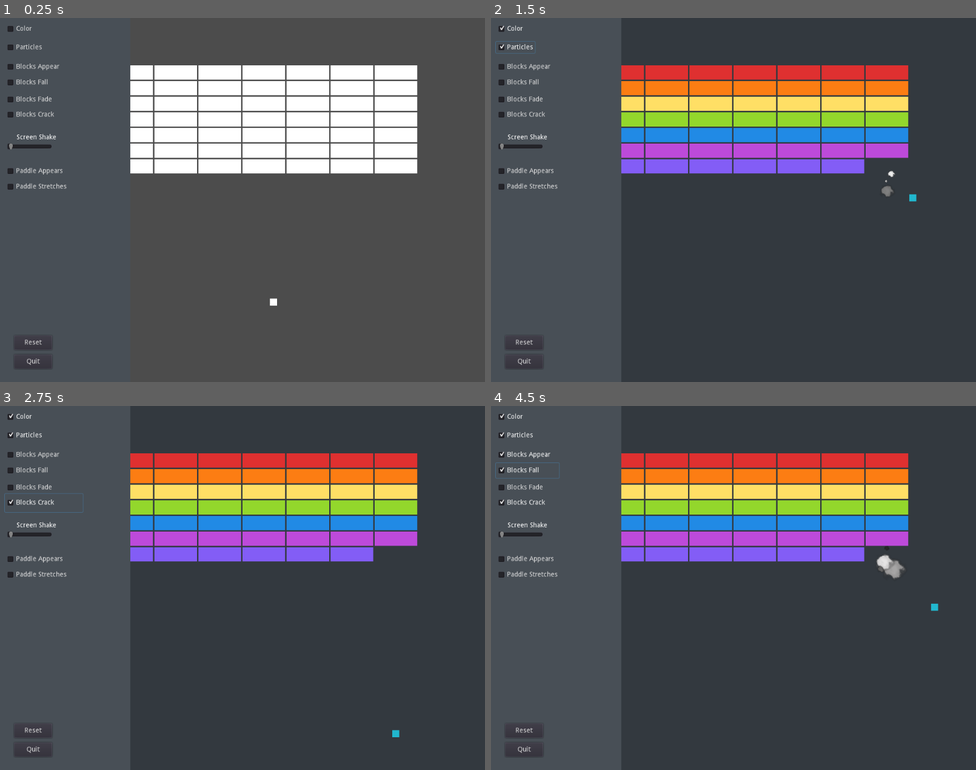
Above: before the commit, frames 1-4 (two rows, left to right).
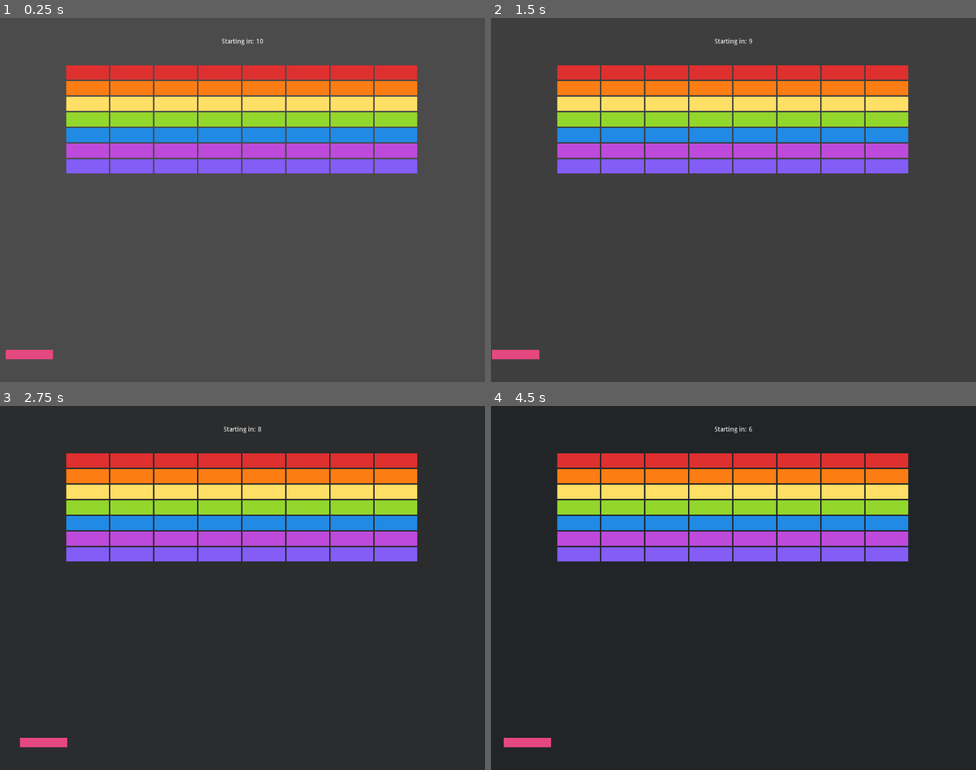
Above: after the commit, the same moments.

Repository: wli4/Exercise-03b-Tweening-and-Screen-Shake
Game: Godot game, scene res://Game.tscn
Two runs of this game, one before a commit and one after it. Both use one fixed random seed, a clock stepped at 60 frames per second and the inputs below.
Inputs (mouse positions are in pixels of both pictures, inside the frame that each line leads up to):
- Up to frame 1 (0.25 s): no input
- Up to frame 2 (1.5 s): click (524, 28) at 0.5 s, where only the run before the commit has a clickable "Color"; click (515, 47) at 1.25 s, where only the run before the commit has a clickable "Particles"
- Up to frame 3 (2.75 s): click (43, 504) at 2 s, where only the run before the commit has a clickable "Blocks Crack"
- Up to frame 4 (4.5 s): click (524, 729) at 2.75 s, where only the run before the commit has a clickable "Reset"; click (529, 453) at 3.5 s, where only the run before the commit has a clickable "Blocks Appear"; click (529, 471) at 4.25 s, where only the run before the commit has a clickable "Blocks Fall"

The runs differ from the first frame. In frame 1, 21% of the frame differs, in the area x 1-87%, y 2-96%; in frame 2, 5.4%; in frame 3, 27%; in frame 4, 27%, in the area x 0-93%, y 0-100%.

Commit message:
Initial commit

Diff:
--- a/Background/Background.gd
+++ b/Background/Background.gd
@@ -1,6 +1,14 @@
 extends ColorRect
 
 onready var HUD = get_node("/root/Game/HUD")
+var c = 0
+var colors = [
+	Color8(33,37,41)		#gray 9
+	,Color8(52,58,64)		#gray 8
+	,Color8(73,80,87)		#gray 7
+	,Color8(52,58,64)		#gray 8
+]
+
 
 func _ready():
 	HUD.connect("changed",self,"_on_HUD_changed")
@@ -9,9 +17,17 @@
 
 func update_color():
 	if HUD.color_background:
-		color = Color8(52,58,64)
+		$Tween.interpolate_property(self, "color", color, colors[c], $Timer.wait_time-0.01, Tween.TRANS_SINE, Tween.EASE_IN_OUT)
+		$Tween.start()
 	else:
 		color = Color(0,0,0,0)
 
 func _on_HUD_changed():
 	update_color()
+
+
+func _on_Timer_timeout():
+	if HUD.color_background:
+		c += 1
+		c %= colors.size()
+		update_color()
--- a/Ball/Ball.gd
+++ b/Ball/Ball.gd
@@ -3,6 +3,11 @@
 export var max_speed = 400.0
 export var min_speed = 100.0
 onready var HUD = get_node("/root/Game/HUD")
+onready var camera = get_node("/root/Game/Camera")
+
+var wall_trauma = 0.005
+var paddle_trauma = 0.008
+var brick_trauma = 0.01
 
 func _ready():
 	HUD.connect("changed",self,"_on_HUD_changed")
@@ -19,6 +24,11 @@
 
 
 
+func screen_shake(amount):
+	if HUD.screen_shake > 0:
+		pass
+
+
 
 func _on_HUD_changed():
 	update_color()
@@ -26,6 +36,14 @@
 func _physics_process(_delta):
 	var bodies = get_colliding_bodies()
 	for body in bodies:
+
+		if body.name == "Walls":
+			screen_shake(wall_trauma)
+		if body.name == "Paddle":
+			screen_shake(paddle_trauma)
+		if body.is_in_group("Brick"):
+			screen_shake(brick_trauma)
+
 		if body.has_method("emit_particle"):
 			body.emit_particle(global_position)
 		if body.is_in_group("Brick"):
--- a/Ball/Ball_Container.gd
+++ b/Ball/Ball_Container.gd
@@ -1,6 +1,10 @@
 extends Node2D
 
 onready var Ball = load("res://Ball/Ball.tscn")
+onready var Cdown = get_node("/root/Game/Starting/Countdown")
+onready var timer = get_node("/root/Game/Starting/Timer")
+var countdown = 10
+var c = 0
 
 func _ready():
 	start_ball()
@@ -8,8 +12,25 @@
 func start_ball():
 	for c in get_children():
 		c.queue_free()
+	c = countdown
+	Cdown.show()
+	Cdown.text = "Starting in: " + str(c)
+	timer.start()
+
+func create_ball():
 	var ball = Ball.instance()
 	ball.position = Vector2(512, 650)
 	ball.name = "Ball"
 	ball.apply_central_impulse(Vector2(250,-250))
 	add_child(ball)
+
+
+func _on_Timer_timeout():
+	c -= 1
+	if c > 0:
+		Cdown.text = "Starting in: " + str(c)
+	else:
+		Cdown.text = ""
+		Cdown.hide()
+		create_ball()
+		timer.stop()
--- a/Brick/Brick.gd
+++ b/Brick/Brick.gd
@@ -1,8 +1,14 @@
 extends KinematicBody2D
 
 onready var HUD = get_node("/root/Game/HUD")
+onready var target_y = position.y
+
 var row = 0
 var col = 0
+
+export var appear_speed = 2
+export var fall_speed = 1
+
 var dying = false
 
 var colors = [
@@ -27,8 +33,19 @@
 	update_color()
 
 func _process(_delta):
-	if dying and not $Particles2D.emitting:
+	if dying and not $Particles2D.emitting and not $Tween.is_active() and not $Color_Tween.is_active():
 		queue_free()
+
+
+func start_brick():
+	if HUD.blocks_appear:
+		pass
+	else:
+		position = Vector2(position.x,target_y)
+
+
+
+
 
 func update_color():
 	if HUD.color_blocks:
@@ -50,6 +67,18 @@
 
 func die():
 	dying = true
-	$Color.color.a = 0
+	var target = Vector2(position.x, 768)
+	var target_color = $Color.color
+	target_color.a = 0
+	var timing = randf()*fall_speed + 1
+
+	if HUD.blocks_fall:
+		pass
+	if HUD.blocks_fade:
+		pass
+	if not HUD.blocks_fall and not HUD.blocks_fade:
+		$Color.color = target_color
+
+
 	collision_layer = 0
 	collision_mask = 0
--- a/Brick/Brick.tscn
+++ b/Brick/Brick.tscn
@@ -58,3 +58,7 @@
 [node name="CollisionShape2D" type="CollisionShape2D" parent="."]
 position = Vector2( 45, 15 )
 shape = SubResource( 6 )
+
+[node name="Tween" type="Tween" parent="."]
+
+[node name="Color_Tween" type="Tween" parent="."]
--- a/Brick/Bricks.gd
+++ b/Brick/Bricks.gd
@@ -26,3 +26,4 @@
 			brick.row = h
 			brick.col = w
 			add_child(brick)
+			brick.start_brick()
--- /dev/null
+++ b/Camera/Camera.gd
@@ -0,0 +1,5 @@
+extends Camera2D
+
+
+func _ready():
+	pass
--- a/Game.tscn
+++ b/Game.tscn
@@ -8,6 +8,7 @@
 [ext_resource path="res://Background/Background.gd" type="Script" id=6]
 [ext_resource path="res://Assets/confetti.png" type="Texture" id=7]
 [ext_resource path="res://Assets/bubble.png" type="Texture" id=8]
+[ext_resource path="res://Camera/Camera.gd" type="Script" id=9]
 
 [sub_resource type="Gradient" id=1]
 colors = PoolColorArray( 1, 1, 1, 1, 1, 1, 1, 0 )
@@ -103,6 +104,12 @@
 "_edit_use_anchors_": false
 }
 
+[node name="Timer" type="Timer" parent="Background"]
+wait_time = 5.0
+autostart = true
+
+[node name="Tween" type="Tween" parent="Background"]
+
 [node name="Walls" type="StaticBody2D" parent="."]
 script = ExtResource( 5 )
 
@@ -122,19 +129,22 @@
 [node name="Paddle_Container" type="Node2D" parent="."]
 
 [node name="Paddle" type="KinematicBody2D" parent="Paddle_Container"]
-position = Vector2( 507, 700 )
+position = Vector2( 512, 700 )
 script = ExtResource( 1 )
 
 [node name="Color" type="ColorRect" parent="Paddle_Container/Paddle"]
-margin_right = 100.0
+margin_left = -50.0
+margin_right = 50.0
 margin_bottom = 20.0
 __meta__ = {
 "_edit_use_anchors_": false
 }
 
 [node name="CollisionShape2D" type="CollisionShape2D" parent="Paddle_Container/Paddle"]
-position = Vector2( 50, 10 )
+position = Vector2( 0, 10 )
 shape = SubResource( 8 )
+
+[node name="Tween" type="Tween" parent="Paddle_Container/Paddle"]
 
 [node name="Particles2D" type="Particles2D" parent="Paddle_Container"]
 position = Vector2( 507, 700 )
@@ -149,9 +159,25 @@
 script = ExtResource( 2 )
 
 [node name="Camera" type="Camera2D" parent="."]
-position = Vector2( 512, 383 )
+position = Vector2( 512, 384 )
+script = ExtResource( 9 )
+
+[node name="Starting" type="Node2D" parent="."]
+
+[node name="Timer" type="Timer" parent="Starting"]
+
+[node name="Countdown" type="Label" parent="Starting"]
+margin_right = 1024.0
+margin_bottom = 100.0
+text = "Starting in: "
+align = 1
+valign = 1
+__meta__ = {
+"_edit_use_anchors_": false
+}
 
 [node name="HUD" type="Control" parent="."]
+visible = false
 margin_right = 40.0
 margin_bottom = 40.0
 script = ExtResource( 4 )
@@ -242,19 +268,13 @@
 "_edit_use_anchors_": false
 }
 
-[node name="Blocks_Crack" type="CheckBox" parent="HUD/Menu/Blocks"]
-margin_top = 100.0
-margin_right = 165.0
-margin_bottom = 139.0
-text = "Blocks Crack"
-
 [node name="Ball" type="Control" parent="HUD/Menu"]
-margin_top = 245.0
-__meta__ = {
-"_edit_use_anchors_": false
-}
-
-[node name="HSlider" type="HSlider" parent="HUD/Menu/Ball"]
+margin_top = 220.0
+__meta__ = {
+"_edit_use_anchors_": false
+}
+
+[node name="Screen_Shake" type="HSlider" parent="HUD/Menu/Ball"]
 margin_left = 15.0
 margin_top = 18.0
 margin_right = 110.0
@@ -263,7 +283,7 @@
 "_edit_use_anchors_": false
 }
 
-[node name="Label" type="Label" parent="HUD/Menu/Ball"]
+[node name="Screen_Shake_Label" type="Label" parent="HUD/Menu/Ball"]
 margin_left = 35.0
 margin_right = 124.0
 margin_bottom = 14.0
@@ -274,9 +294,9 @@
 
 [node name="Paddle" type="Control" parent="HUD/Menu"]
 margin_left = 10.0
-margin_top = 305.0
+margin_top = 285.0
 margin_right = 10.0
-margin_bottom = 365.0
+margin_bottom = 285.0
 __meta__ = {
 "_edit_use_anchors_": false
 }
@@ -316,7 +336,18 @@
 margin_right = 110.0
 margin_bottom = 740.0
 text = "Quit"
+
+[node name="Camera" type="Camera2D" parent="HUD"]
+position = Vector2( 512, 384 )
+[connection signal="timeout" from="Background/Timer" to="Background" method="_on_Timer_timeout"]
+[connection signal="timeout" from="Starting/Timer" to="Ball_Container" method="_on_Timer_timeout"]
 [connection signal="toggled" from="HUD/Menu/Color/Color" to="HUD" method="_on_Color_toggled"]
 [connection signal="toggled" from="HUD/Menu/Particles/Particles" to="HUD" method="_on_Particles_toggled"]
+[connection signal="toggled" from="HUD/Menu/Blocks/Blocks_Appear" to="HUD" method="_on_Blocks_Appear_toggled"]
+[connection signal="toggled" from="HUD/Menu/Blocks/Blocks_Fall" to="HUD" method="_on_Blocks_Fall_toggled"]
+[connection signal="toggled" from="HUD/Menu/Blocks/Blocks_Fade" to="HUD" method="_on_Blocks_Fade_toggled"]
+[connection signal="value_changed" from="HUD/Menu/Ball/Screen_Shake" to="HUD" method="_on_Screen_Shake_value_changed"]
+[connection signal="toggled" from="HUD/Menu/Paddle/Paddle_Appear" to="HUD" method="_on_Paddle_Appear_toggled"]
+[connection signal="toggled" from="HUD/Menu/Paddle/Paddle_Stretch" to="HUD" method="_on_Paddle_Stretch_toggled"]
 [connection signal="pressed" from="HUD/Menu/Reset" to="HUD" method="_on_Reset_pressed"]
 [connection signal="pressed" from="HUD/Menu/Quit" to="HUD" method="_on_Quit_pressed"]
--- a/HUD/Global.gd
+++ b/HUD/Global.gd
@@ -1,10 +1,16 @@
 extends Node
 
 onready var HUD = get_node("/root/Game/HUD")
+onready var Camera1 = get_node("/root/Game/Camera")
+onready var Camera2 = get_node("/root/Game/HUD/Camera")
 
 func _process(delta):
 	if Input.is_action_just_pressed("menu"):
 		if HUD.visible:
 			HUD.hide()
+			Camera2.current = false
+			Camera1.current = true
 		else:
 			HUD.show()
+			Camera1.current = false
+			Camera2.current = true
--- a/HUD/HUD.gd
+++ b/HUD/HUD.gd
@@ -9,10 +9,21 @@
 var particle_walls = false
 var particle_blocks = false
 
+var blocks_appear = false
+var blocks_fall = false
+var blocks_fade = false
+
+var screen_shake = 0
+
+var paddle_appear = false
+var paddle_stretch = false
+
+
 signal changed
 
 func _ready():
-	pass
+	$Menu/Color/Color.pressed = true
+	$Menu/Particles/Particles.pressed = true
 
 func reset_values():
 	emit_signal("changed")
@@ -21,6 +32,7 @@
 func _on_Reset_pressed():
 	get_node("/root/Game/Bricks").start_bricks()
 	get_node("/root/Game/Ball_Container").start_ball()
+	get_node("/root/Game/Paddle_Container/Paddle").start_paddle()
 	reset_values()
 
 
@@ -30,18 +42,44 @@
 
 
 func _on_Color_toggled(button_pressed):
-	var t = $Menu/Color/Color.is_pressed()
-	color_paddle = t
-	color_ball = t
-	color_blocks = t
-	color_background = t
+	color_paddle = button_pressed
+	color_ball = button_pressed
+	color_blocks = button_pressed
+	color_background = button_pressed
 	emit_signal("changed")
 
 
 
 func _on_Particles_toggled(button_pressed):
-	var t = $Menu/Particles/Particles.is_pressed()
-	particle_paddle = t
-	particle_walls = t
-	particle_blocks = t
+	particle_paddle = button_pressed
+	particle_walls = button_pressed
+	particle_blocks = button_pressed
 	emit_signal("changed")
+
+
+func _on_Blocks_Appear_toggled(button_pressed):
+	blocks_appear = button_pressed
+	emit_signal("changed")
+
+func _on_Blocks_Fall_toggled(button_pressed):
+	blocks_fall = button_pressed
+	emit_signal("changed")
+
+func _on_Blocks_Fade_toggled(button_pressed):
+	blocks_fade = button_pressed
+	emit_signal("changed")
+
+
+
+func _on_Screen_Shake_value_changed(value):
+	screen_shake = value
+	emit_signal("changed")
+
+
+func _on_Paddle_Appear_toggled(button_pressed):
+	paddle_appear = button_pressed
+	emit_signal("changed")
+
+func _on_Paddle_Stretch_toggled(button_pressed):
+	paddle_stretch = button_pressed
+	emit_signal("changed")
--- a/Paddle/Paddle.gd
+++ b/Paddle/Paddle.gd
@@ -1,17 +1,56 @@
 extends KinematicBody2D
 
-onready var paddle_size = $Color.rect_size
 onready var Ball = load("res://Ball/Ball.tscn")
 onready var HUD = get_node("/root/Game/HUD")
+
+export var speed = 30
+export var distort = Vector2(1,1)
+
+onready var collision_transform = $CollisionShape2D.get_transform().get_scale()
+
+
+onready var target_y = position.y
+
+var color = Color8(230,73,128) #Pink 6
 
 func _ready():
 	HUD.connect("changed",self,"_on_HUD_changed")
 	update_color()
+	start_paddle()
+
+func _physics_process(_delta):
+	var target = get_viewport().get_mouse_position().x
+	target = clamp(target, 0, get_viewport().size.x)
+
+	var d = abs(target - position.x)						# distance between the mouse and the paddle
+	var p = d / get_viewport().get_visible_rect().size.x	# percentage of the total viewport
+	var t = clamp(d, d, speed)							# how much to move the paddle this cycle (maximum of speed)
+	var s = sign(target - position.x)					# which direction to move
+
+	position.x += s*t
+
+	if HUD.paddle_stretch:
+		pass
+
+
+
+func change_size(w, h):
+	$Color.rect_scale = Vector2(w, h)
+	$CollisionShape2D.set_scale(Vector2(collision_transform.x*w, collision_transform.y*h))
+
+
+func start_paddle():
+	if HUD.paddle_appear:
+		pass
+	else:
+		pass
+
+
 
 
 func update_color():
 	if HUD.color_paddle:
-		$Color.color = Color8(230,73,128) #Pink 6
+		$Color.color = color
 	else:
 		$Color.color = Color(1,1,1,1)
 
@@ -23,9 +62,3 @@
 
 func _on_HUD_changed():
 	update_color()
-
-func _physics_process(_delta):
-	var target = get_viewport().get_mouse_position().x
-	target = clamp(target, 0, get_viewport().size.x - paddle_size.x)
-
-	position.x = target
--- a/project.godot
+++ b/project.godot
@@ -15,7 +15,7 @@
 
 [application]
 
-config/name="Colors and Particles"
+config/name="Tweening and Screen Shake"
 run/main_scene="res://Game.tscn"
 config/icon="res://icon.png"
 
Not shown: 3 places in Game.tscn that only renumber resources
Not shown, changed: README.md
